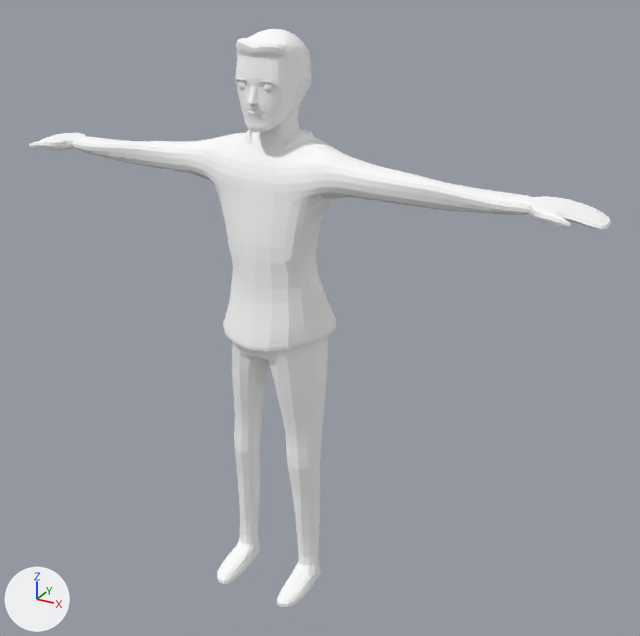
Renders of the glTF model frontend/assets/models3d/packs/quaternius-fbx/smooth_male_long_sleeve.glb from each side of a commit.
Camera for both pictures: a 50 mm lens placed at (1.39, -2.23, 2.13), pointed at (0.12, 0.08, 0.97). Every picture has the same lights, and +X, +Y and +Z are marked at lower left. The picture after the commit comes second. Where no turn or scale is listed for an object, it has been applied to the vertices.

In view in the first picture: 'BaseHuman'.
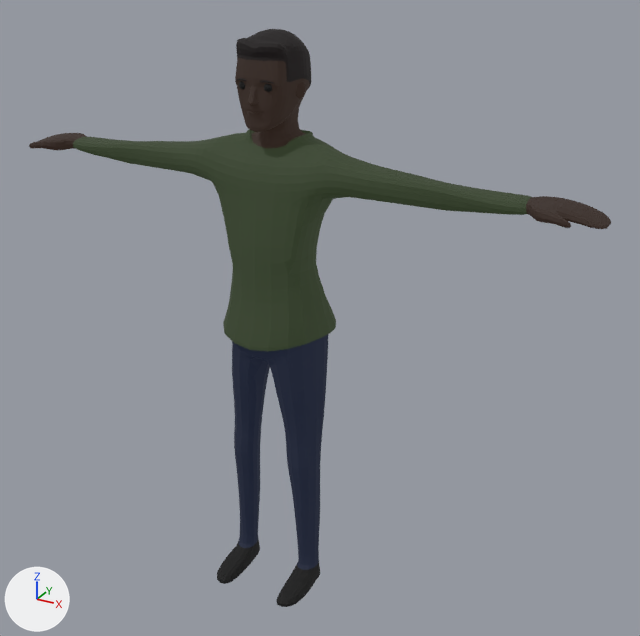
Where the change shows, as pixel boxes (x1, y1, x2, y2) in the pictures (640 x 636 px):
'BaseHuman', recoloured, surface changed (darker): (29, 29, 611, 607) in both

Patch to the scene script:
```diff
--- a/frontend/assets/models3d/packs/quaternius-fbx/smooth_male_long_sleeve.glb.py
+++ b/frontend/assets/models3d/packs/quaternius-fbx/smooth_male_long_sleeve.glb.py
@@ mat_material_0 @@
 mat_material_0 = principled_material('Material_0')
-mat_material_0.base_color = (1.0, 1.0, 1.0)  # white #ffffff
+mat_material_0.base_color = (0.0185, 0.0285, 0.0118)  # dark green #252f1c
 mat_material_0.roughness = 0.85
+mat_material_0.emission_color = (0.0185, 0.0285, 0.0118)  # dark green #252f1c
+mat_material_0.emission_strength = 1.0
@@ mat_material_1 @@
 mat_material_1 = principled_material('Material_1')
-mat_material_1.base_color = (1.0, 1.0, 1.0)  # white #ffffff
+mat_material_1.base_color = (0.00537, 0.0085, 0.0214)  # black #101728
 mat_material_1.roughness = 0.85
+mat_material_1.emission_color = (0.00537, 0.0085, 0.0214)  # black #101728
+mat_material_1.emission_strength = 1.0
@@ mat_material_2 @@
 mat_material_2 = principled_material('Material_2')
-mat_material_2.base_color = (1.0, 1.0, 1.0)  # white #ffffff
+mat_material_2.base_color = (0.00197, 0.00197, 0.00197)  # black #060606
 mat_material_2.roughness = 0.85
@@ mat_material_3 @@
 mat_material_3 = principled_material('Material_3')
-mat_material_3.base_color = (1.0, 1.0, 1.0)  # white #ffffff
+mat_material_3.base_color = (0.0169, 0.00899, 0.00606)  # black #231812
 mat_material_3.roughness = 0.85
+mat_material_3.emission_color = (0.0169, 0.00899, 0.00606)  # black #231812
+mat_material_3.emission_strength = 1.0
@@ mat_material_4 @@
 mat_material_4 = principled_material('Material_4')
-mat_material_4.base_color = (1.0, 1.0, 1.0)  # white #ffffff
+mat_material_4.base_color = (0.00414, 0.00271, 0.00279)  # black #0d0909
 mat_material_4.roughness = 0.85
+mat_material_4.emission_strength = 1.0
```
